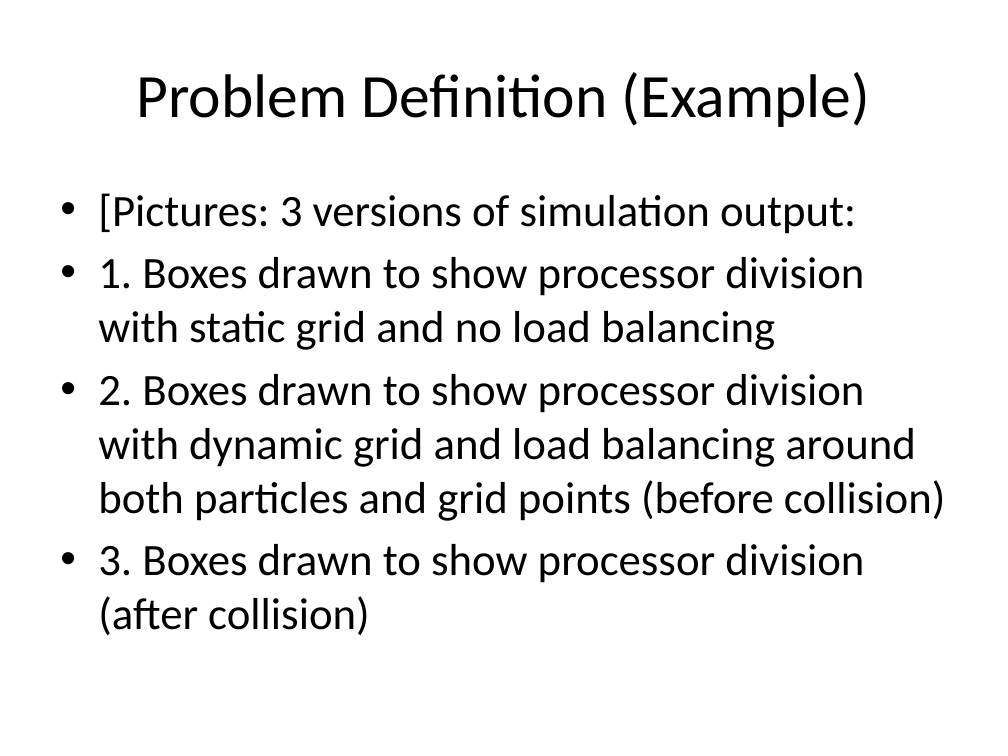
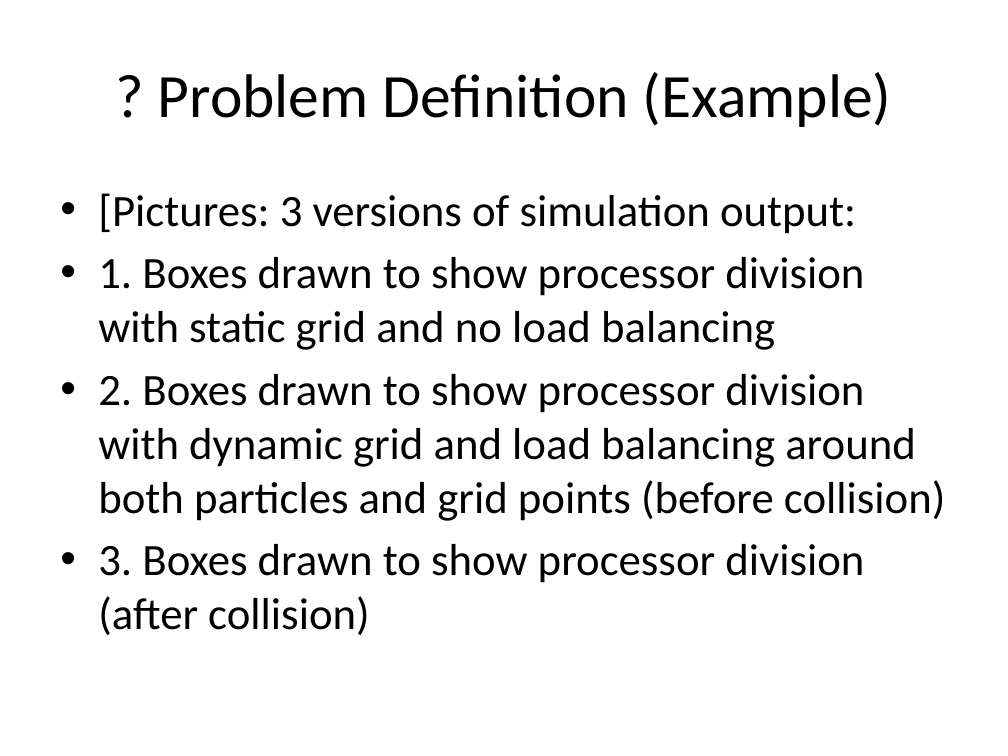
Before and after one commit to mgsholte/dynogrid, a slide deck: slide 4 of Dynogrid_ProgressReport_v1.pptx (slide 3 before the commit). Drawn at 1008x756 pixels with LibreOffice and Linux fonts; fonts in the diff are those of the drawing. Boxes give left, top, right and bottom in pixels: in the first picture for what was removed or moved away, otherwise in the second. Text is boxed around its words. In the diff, an @@ line names an element or a change of style, - is before the commit and + after.

```diff
--- a/Dynogrid_ProgressReport_v1.pptx
+++ b/Dynogrid_ProgressReport_v1.pptx
@@ title at [158, 72, 892, 127]: text changed @@
-Problem Definition (Example)
+? Problem Definition (Example)
```
Also in this commit, not shown: 1 other slide changed, 1 slide added, 2 other files.
